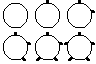
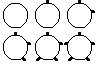
Two versions of the same layered image (96px x 64px). Layer-by-layer changes:
renamed "5" to "table.png", painted on it over [left=3, top=6, right=91, bottom=56]
removed layer "4" over [left=35, top=38, right=59, bottom=56]
removed layer "3" over [left=3, top=38, right=27, bottom=56]
removed layer "2" over [left=67, top=6, right=91, bottom=24]
removed layer "1" over [left=35, top=6, right=59, bottom=24]
removed layer "0" over [left=3, top=6, right=27, bottom=24]
